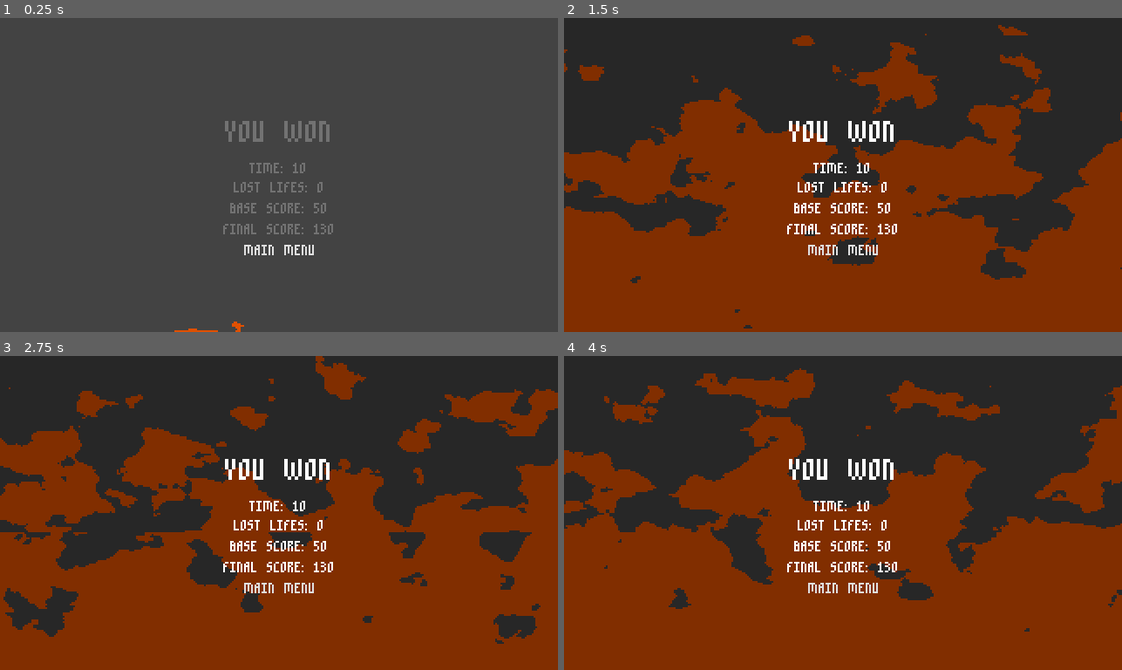
Above: before the commit, frames 1-4 (two rows, left to right).
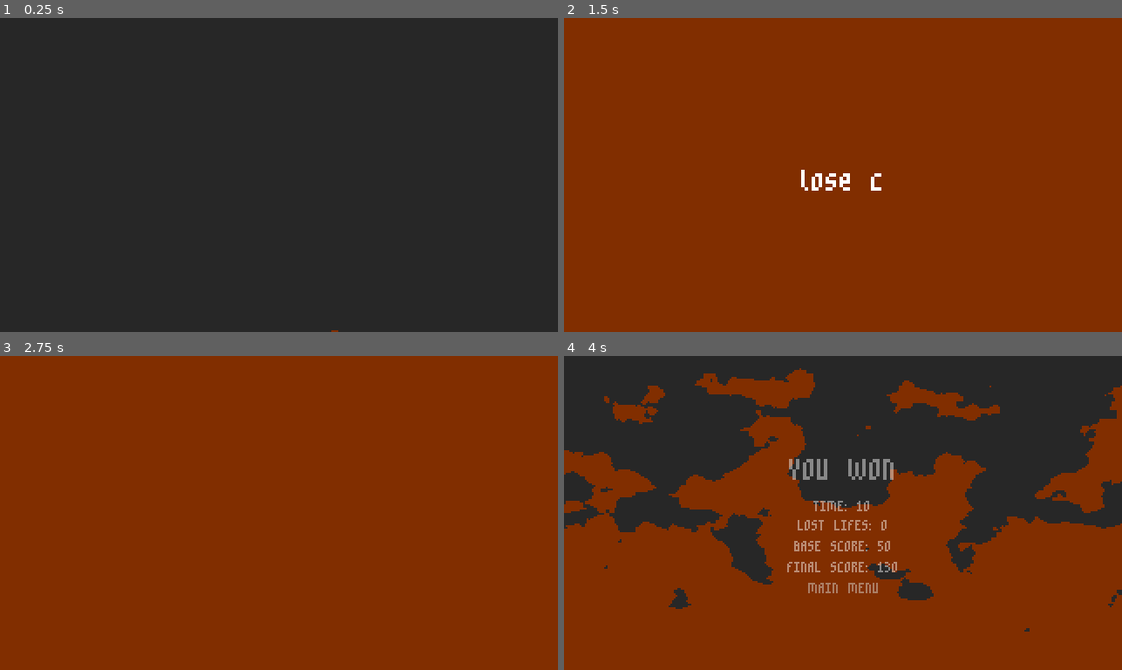
Above: after the commit, the same moments.

Repository: DTRGames/Grims-Pat
Game: Godot game, scene res://Scenes/MainMenu/score_board.tscn
The game is run twice, just before and just after one commit, with the same random seed, the same clock (stepped at 60 frames per second) and the same inputs. This scene is started directly instead of the project's main scene.
Inputs (mouse positions are in pixels of both pictures, inside the frame that each line leads up to):
- Up to frame 1 (0.25 s): no input
- Up to frame 2 (1.5 s): move the mouse to (965, 159) at 0.52 s; move the mouse to (731, 190) at 1.27 s
- Up to frame 3 (2.75 s): move the mouse to (334, 443) at 2.02 s
- Up to frame 4 (4 s): move the mouse to (815, 575) at 2.77 s; move the mouse to (1010, 560) at 3.52 s

The runs differ from the first frame. In frame 1, 100% of the frame differs, in the area x 0-100%, y 0-100%; in frame 2, 45%; in frame 3, 44%; in frame 4, 1.5%.

Commit message:
add game over cutscene

Diff:
--- a/Scenes/MainMenu/score_board.gd
+++ b/Scenes/MainMenu/score_board.gd
@@ -10,6 +10,23 @@
 @onready var final_score_label = $Node/FinalScore
 @onready var lost_life = $Node/LostLife
 @onready var title = $Node/Title
+@onready var animation_player = $AnimationPlayer
+@onready var win = $Control/Win
+@onready var lose = $Control/Lose
+@onready var control = $Control
+
+func _ready() -> void:
+	animation_player.play("Enter")
+	await animation_player.animation_finished
+	if lives <= 0:
+		lose.visible = true
+		animation_player.play("Lose")
+	else :
+		win.visible = true
+		animation_player.play("Win")
+	await animation_player.animation_finished
+	control.visible = false
+	animation_player.play("Score")
 
 
 func calculate_score() -> float:
--- a/Scenes/MainMenu/score_board.tscn
+++ b/Scenes/MainMenu/score_board.tscn
@@ -11,9 +11,9 @@
 
 [sub_resource type="ShaderMaterial" id="ShaderMaterial_5pulp"]
 shader = ExtResource("3_xn86w")
-shader_parameter/Yoffset = 0.5
+shader_parameter/Yoffset = 2.0
 shader_parameter/animaiton_speed = 0.5
-shader_parameter/flame_color = Color(1, 0.356863, 0, 1)
+shader_parameter/flame_color = Color(1, 0.356863, 0, 0)
 shader_parameter/noise_tex = SubResource("NoiseTexture2D_t7ni7")
 
 [sub_resource type="Animation" id="Animation_7g46h"]
@@ -22,50 +22,43 @@
 tracks/0/type = "value"
 tracks/0/imported = false
 tracks/0/enabled = true
-tracks/0/path = NodePath("ColorRect2:material:shader_parameter/flame_color")
+tracks/0/path = NodePath("ColorRect:color")
 tracks/0/interp = 1
 tracks/0/loop_wrap = true
 tracks/0/keys = {
-"times": PackedFloat32Array(0, 1),
-"transitions": PackedFloat32Array(1, 1),
-"update": 0,
-"values": [Color(1, 0.356863, 0, 0), Color(1, 0.356863, 0, 1)]
+"times": PackedFloat32Array(1),
+"transitions": PackedFloat32Array(1),
+"update": 0,
+"values": [Color(0, 0, 0, 0.494118)]
 }
 tracks/1/type = "value"
 tracks/1/imported = false
 tracks/1/enabled = true
-tracks/1/path = NodePath("ColorRect:color")
+tracks/1/path = NodePath("ColorRect2:material:shader_parameter/Yoffset")
 tracks/1/interp = 1
 tracks/1/loop_wrap = true
 tracks/1/keys = {
 "times": PackedFloat32Array(0, 1),
 "transitions": PackedFloat32Array(1, 1),
 "update": 0,
-"values": [Color(0, 0, 0, 0), Color(0, 0, 0, 0.494118)]
-}
-tracks/2/type = "value"
-tracks/2/imported = false
-tracks/2/enabled = true
-tracks/2/path = NodePath("ColorRect2:position")
-tracks/2/interp = 2
-tracks/2/loop_wrap = true
-tracks/2/keys = {
-"times": PackedFloat32Array(0, 1),
-"transitions": PackedFloat32Array(1, 1),
-"update": 0,
-"values": [Vector2(-29, 179), Vector2(-29, -50)]
-}
-tracks/3/type = "value"
-tracks/3/imported = false
-tracks/3/enabled = true
-tracks/3/path = NodePath("Node:modulate")
-tracks/3/interp = 1
-tracks/3/loop_wrap = true
-tracks/3/keys = {
-"times": PackedFloat32Array(0, 1),
-"transitions": PackedFloat32Array(1, 1),
-"update": 0,
-"values": [Color(1, 1, 1, 0), Color(1, 1, 1, 1)]
+"values": [2.0, -0.785]
+}
+
+[sub_resource type="Animation" id="Animation_ci5y4"]
+resource_name = "Lose"
+length = 1.5
+step = 0.1
+tracks/0/type = "value"
+tracks/0/imported = false
+tracks/0/enabled = true
+tracks/0/path = NodePath("Control/Lose:visible_ratio")
+tracks/0/interp = 1
+tracks/0/loop_wrap = true
+tracks/0/keys = {
+"times": PackedFloat32Array(0, 1, 1.5),
+"transitions": PackedFloat32Array(1, 1, 1),
+"update": 0,
+"values": [0.0, 1.0, 1.0]
 }
 
 [sub_resource type="Animation" id="Animation_dvn5w"]
@@ -73,56 +66,141 @@
 tracks/0/type = "value"
 tracks/0/imported = false
 tracks/0/enabled = true
-tracks/0/path = NodePath("ColorRect2:material:shader_parameter/flame_color")
+tracks/0/path = NodePath("ColorRect:color")
 tracks/0/interp = 1
 tracks/0/loop_wrap = true
 tracks/0/keys = {
 "times": PackedFloat32Array(0),
 "transitions": PackedFloat32Array(1),
 "update": 0,
-"values": [Color(1, 0.356863, 0, 1)]
+"values": [Color(0, 0, 0, 0.494118)]
 }
 tracks/1/type = "value"
 tracks/1/imported = false
 tracks/1/enabled = true
-tracks/1/path = NodePath("ColorRect:color")
+tracks/1/path = NodePath("Node:modulate")
 tracks/1/interp = 1
 tracks/1/loop_wrap = true
 tracks/1/keys = {
 "times": PackedFloat32Array(0),
 "transitions": PackedFloat32Array(1),
 "update": 0,
-"values": [Color(0, 0, 0, 0.494118)]
+"values": [Color(1, 1, 1, 0)]
 }
 tracks/2/type = "value"
 tracks/2/imported = false
 tracks/2/enabled = true
-tracks/2/path = NodePath("ColorRect2:position")
+tracks/2/path = NodePath("Control/Win:visible_ratio")
 tracks/2/interp = 1
 tracks/2/loop_wrap = true
 tracks/2/keys = {
 "times": PackedFloat32Array(0),
 "transitions": PackedFloat32Array(1),
 "update": 0,
-"values": [Vector2(-29, 179)]
+"values": [0.0]
 }
 tracks/3/type = "value"
 tracks/3/imported = false
 tracks/3/enabled = true
-tracks/3/path = NodePath("Node:modulate")
+tracks/3/path = NodePath("Control/Lose:visible_ratio")
 tracks/3/interp = 1
 tracks/3/loop_wrap = true
 tracks/3/keys = {
 "times": PackedFloat32Array(0),
 "transitions": PackedFloat32Array(1),
 "update": 0,
-"values": [Color(1, 1, 1, 1)]
+"values": [0.0]
+}
+tracks/4/type = "value"
+tracks/4/imported = false
+tracks/4/enabled = true
+tracks/4/path = NodePath("ColorRect2:material:shader_parameter/Yoffset")
+tracks/4/interp = 1
+tracks/4/loop_wrap = true
+tracks/4/keys = {
+"times": PackedFloat32Array(0),
+"transitions": PackedFloat32Array(1),
+"update": 0,
+"values": [2.0]
+}
+tracks/5/type = "value"
+tracks/5/imported = false
+tracks/5/enabled = true
+tracks/5/path = NodePath("Button:modulate")
+tracks/5/interp = 1
+tracks/5/loop_wrap = true
+tracks/5/keys = {
+"times": PackedFloat32Array(0),
+"transitions": PackedFloat32Array(1),
+"update": 0,
+"values": [Color(1, 1, 1, 0)]
+}
+
+[sub_resource type="Animation" id="Animation_p8wrl"]
+resource_name = "Score"
+length = 2.0
+step = 0.1
+tracks/0/type = "value"
+tracks/0/imported = false
+tracks/0/enabled = true
+tracks/0/path = NodePath("Node:modulate")
+tracks/0/interp = 1
+tracks/0/loop_wrap = true
+tracks/0/keys = {
+"times": PackedFloat32Array(1, 2),
+"transitions": PackedFloat32Array(1, 1),
+"update": 0,
+"values": [Color(1, 1, 1, 0), Color(1, 1, 1, 1)]
+}
+tracks/1/type = "value"
+tracks/1/imported = false
+tracks/1/enabled = true
+tracks/1/path = NodePath("ColorRect2:material:shader_parameter/Yoffset")
+tracks/1/interp = 1
+tracks/1/loop_wrap = true
+tracks/1/keys = {
+"times": PackedFloat32Array(0, 1),
+"transitions": PackedFloat32Array(1, 1),
+"update": 0,
+"values": [-0.785, 0.5]
+}
+tracks/2/type = "value"
+tracks/2/imported = false
+tracks/2/enabled = true
+tracks/2/path = NodePath("Button:modulate")
+tracks/2/interp = 1
+tracks/2/loop_wrap = true
+tracks/2/keys = {
+"times": PackedFloat32Array(1, 2),
+"transitions": PackedFloat32Array(1, 1),
+"update": 0,
+"values": [Color(1, 1, 1, 0), Color(1, 1, 1, 1)]
+}
+
+[sub_resource type="Animation" id="Animation_af25y"]
+resource_name = "Win"
+length = 1.5
+step = 0.1
+tracks/0/type = "value"
+tracks/0/imported = false
+tracks/0/enabled = true
+tracks/0/path = NodePath("Control/Win:visible_ratio")
+tracks/0/interp = 1
+tracks/0/loop_wrap = true
+tracks/0/keys = {
+"times": PackedFloat32Array(0, 1, 1.5),
+"transitions": PackedFloat32Array(1, 1, 1),
+"update": 0,
+"values": [0.0, 1.0, 1.0]
 }
 
 [sub_resource type="AnimationLibrary" id="AnimationLibrary_1eewu"]
 _data = {
 "Enter": SubResource("Animation_7g46h"),
-"RESET": SubResource("Animation_dvn5w")
+"Lose": SubResource("Animation_ci5y4"),
+"RESET": SubResource("Animation_dvn5w"),
+"Score": SubResource("Animation_p8wrl"),
+"Win": SubResource("Animation_af25y")
 }
 
 [sub_resource type="StyleBoxEmpty" id="StyleBoxEmpty_oxtlt"]
@@ -147,9 +225,9 @@
 [node name="ColorRect2" type="ColorRect" parent="."]
 material = SubResource("ShaderMaterial_5pulp")
 offset_left = -29.0
-offset_top = 179.0
+offset_top = -50.0
 offset_right = 334.0
-offset_bottom = 420.0
+offset_bottom = 191.0
 
 [node name="ColorRect" type="ColorRect" parent="."]
 anchors_preset = 15
@@ -159,7 +237,7 @@
 grow_vertical = 2
 color = Color(0, 0, 0, 0.494118)
 
-[node name="Node" type="Control" parent="."]
+[node name="Control" type="Control" parent="."]
 layout_mode = 3
 anchors_preset = 15
 anchor_right = 1.0
@@ -167,6 +245,55 @@
 grow_horizontal = 2
 grow_vertical = 2
 
+[node name="Win" type="Label" parent="Control"]
+visible = false
+layout_mode = 1
+anchors_preset = 8
+anchor_left = 0.5
+anchor_top = 0.5
+anchor_right = 0.5
+anchor_bottom = 0.5
+offset_left = -12.0
+offset_top = -13.0
+offset_right = 12.0
+offset_bottom = 13.0
+grow_horizontal = 2
+grow_vertical = 2
+theme_override_fonts/font = ExtResource("2_xvajs")
+theme_override_font_sizes/font_size = 32
+text = "win cutscene"
+visible_characters = 0
+visible_ratio = 0.0
+
+[node name="Lose" type="Label" parent="Control"]
+visible = false
+layout_mode = 1
+anchors_preset = 8
+anchor_left = 0.5
+anchor_top = 0.5
+anchor_right = 0.5
+anchor_bottom = 0.5
+offset_left = -12.0
+offset_top = -13.0
+offset_right = 12.0
+offset_bottom = 13.0
+grow_horizontal = 2
+grow_vertical = 2
+theme_override_fonts/font = ExtResource("2_xvajs")
+theme_override_font_sizes/font_size = 32
+text = "lose cutscene"
+visible_characters = 0
+visible_ratio = 0.0
+
+[node name="Node" type="Control" parent="."]
+modulate = Color(1, 1, 1, 0)
+layout_mode = 3
+anchors_preset = 15
+anchor_right = 1.0
+anchor_bottom = 1.0
+grow_horizontal = 2
+grow_vertical = 2
+
 [node name="Title" type="Label" parent="Node"]
 layout_mode = 1
 anchors_preset = 8
@@ -260,9 +387,9 @@
 libraries = {
 "": SubResource("AnimationLibrary_1eewu")
 }
-autoplay = "Enter"
 
 [node name="Button" type="Button" parent="."]
+modulate = Color(1, 1, 1, 0)
 anchors_preset = 8
 anchor_left = 0.5
 anchor_top = 0.5
Not shown: 1 places in Scenes/MainMenu/score_board.tscn that only renumber resources
